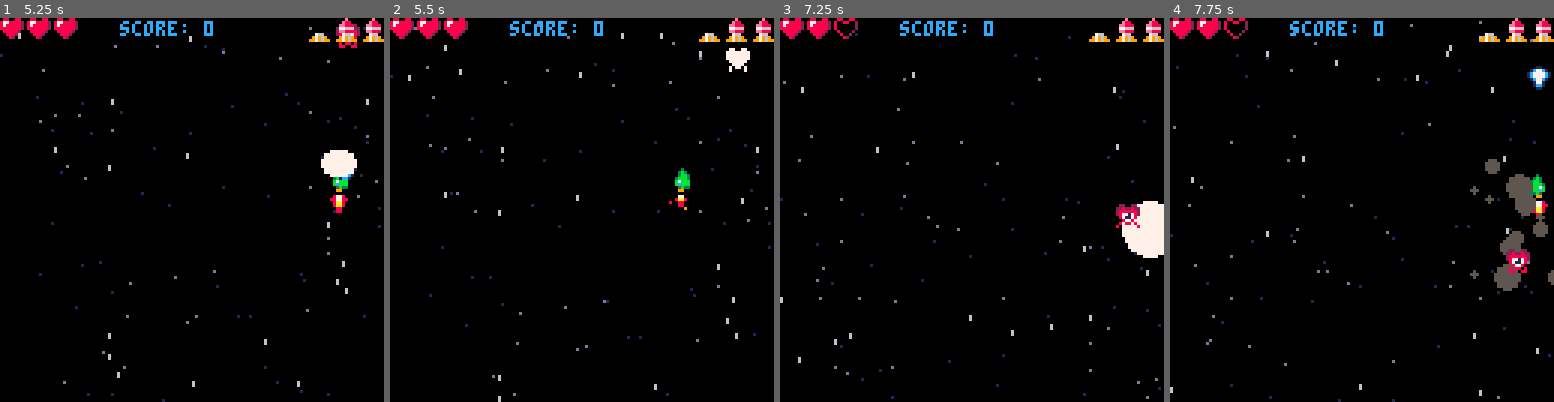
Above: before the commit, frames 1-4 (left to right).
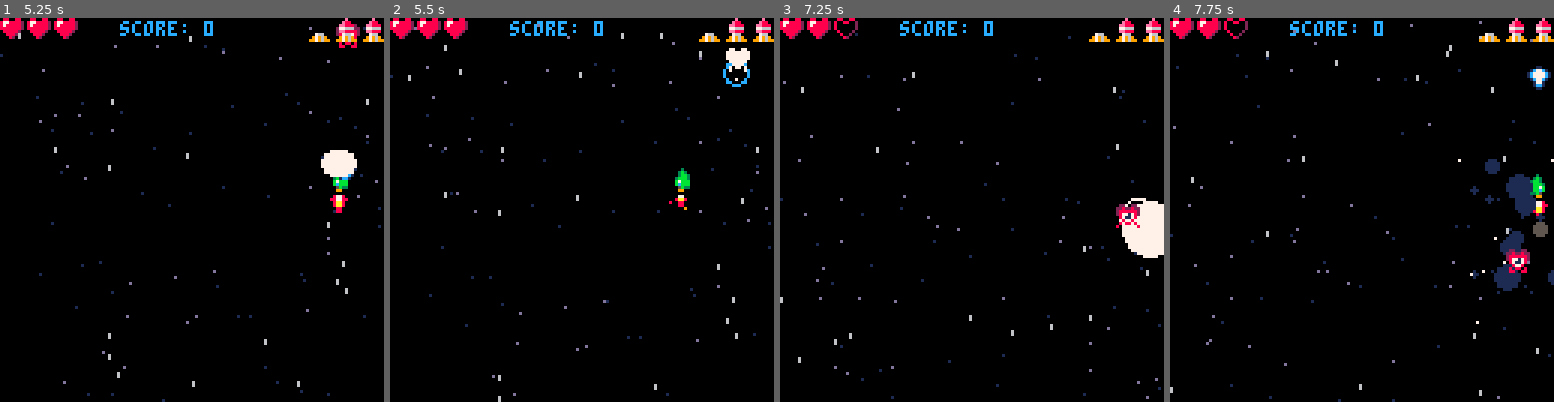
Above: after the commit, the same moments.

Repository: joaquimgamero/pico8-shmup
Game: PICO-8 cartridge shmup.p8
Two runs of this game, one before a commit and one after it. Both use one fixed random seed, a clock stepped at 60 frames per second and the inputs below.
Inputs:
- Up to frame 1 (5.25 s): tap X (X key) at 0.33, 1.07, 1.85, 2.97, 4.08, 5.2 s; tap O (Z key) at 0.7, 1.7, 2.1, 2.5, 2.9, 3.3, 3.7, 4.1, 4.5, 4.9 s; hold Right 1.6-2.1 s; hold Up 2.15-2.42 s; hold Right 2.47-3.03 s; hold Left 3.08-3.58 s; hold Down 3.63-3.97 s; hold Right 4.02-4.68 s; hold Up 4.73-5.03 s; hold Left from 5.08 s (still down)
- Up to frame 2 (5.5 s): keep holding Left; tap O (Z key) at 5.3 s
- Up to frame 3 (7.25 s): release Left at 5.68 s; tap O (Z key) every 0.4 s from 5.7 to 6.9 s; hold Down 5.73-6.03 s; hold Right 6.08-6.58 s; tap X (X key) at 6.32 s; hold Right 6.63-7.13 s; hold Up from 7.18 s (still down)
- Up to frame 4 (7.75 s): tap O (Z key) at 7.3, 7.7 s; tap X (X key) at 7.43 s; release Up at 7.45 s; hold Right from 7.5 s (still down)

Frame 1 is identical in both runs. In frame 2, 0.1% of the frame differs, in the area x 86-94%, y 11-18%; in frame 3, less than 0.1%; in frame 4, 1.5%, in the area x 75-100%, y 36-80%.

Commit message:
feat: sparks, shockwaves, explosions!

Diff:
--- a/shmup.p8
+++ b/shmup.p8
@@ -85,6 +85,8 @@
 
  particles = {}
 
+ shockwaves = {}
+
  -- counters
  score = 0
  lives = 3
@@ -138,11 +140,15 @@
  for bul in all(bullets) do
 		for en in all(enemies) do
 		 if collide(bul,en) then
+		  -- hit
 		  sfx(3)
+		  small_shockwave(bul.x+4,bul.y+4)
+		  small_spark(bul.x+4,bul.y+4)
 		  del(bullets,bul)
 		  en.hp-=1
 		  en.flash=3
 
+		  -- dies
 		  if en.hp<=0 then
 			  sfx(2)
 			  spawn_enemy()
@@ -174,11 +180,19 @@
   end
  end
 
+ -- update shockwaves
+ for sw in all(shockwaves) do
+  sw.r+=sw.speed
+  if sw.r>sw.max_r then
+   del(shockwaves,sw)
+  end
+ end
+
  -- collision ship x enemies
  if invul==0 then
 	 for en in all(enemies) do
 	  if collide(ship,en) then
-			 explode(ship.x,ship.y)
+			 explode(ship.x,ship.y,'blue')
 	   lives-=1
 	   sfx(1)
 	   invul=60
@@ -251,9 +265,26 @@
   circfill(ship.x+5,ship.y-2,muzzle,7)
  end
 
+ -- render shock waves
+ for sw in all(shockwaves) do
+  circ(sw.x,sw.y,sw.r,sw.clr)
+ end
+
  -- render particles
  for p in all(particles) do
-  circfill(p.x,p.y,p.size,get_red_p_color(p))
+  local p_color=7
+
+  if p.color_mode=='blue' then
+   p_color=get_blue_p_color(p)
+  else
+   p_color=get_red_p_color(p)
+  end
+
+  if p.is_spark then
+   pset(p.x,p.y,7)
+  else
+   circfill(p.x,p.y,p.size,p_color)
+  end
  end
 
  -- render enemies
@@ -510,9 +541,10 @@
  })
 end
 
-function explode(x,y)
-
- local muzzle_expl={
+function explode(x,y,color_mode)
+ color_mode=color_mode or 'red'
+
+ add(particles,{
   x=x+4,
   y=y+4,
   speed_x=0,
@@ -520,21 +552,38 @@
   max_age=0,
   age=0,
   size=10,
- }
- add(particles,muzzle_expl)
-
+ })
+
+ -- particles
  for i=1,30 do
-	 local particle={
+	 add(particles,{
 	  x=x+4,
 	  y=y+4,
+	  color_mode=color_mode,
 	  speed_x=(rnd()-0.5)*7,
 	  speed_y=(rnd()-0.5)*7,
 	  max_age=10+rnd(10),
 	  age=rnd(2),
 	  size=rnd(4)+1,
-	 }
-	 add(particles,particle)
- end
+	 })
+ end
+
+ -- sparks
+ for i=1,20 do
+	 add(particles,{
+	  x=x+4,
+	  y=y+4,
+	  color_mode=color_mode,
+	  speed_x=(rnd()-0.5)*12,
+	  speed_y=(rnd()-0.5)*12,
+	  max_age=10+rnd(10),
+	  age=rnd(2),
+	  size=rnd(4)+1,
+	  is_spark=true,
+	 })
+ end
+
+ big_shockwave(x,y)
 end
 
 function get_red_p_color(particle)
@@ -557,6 +606,68 @@
 	end
 
 	return p_color
+end
+
+function get_blue_p_color(particle)
+	local p_color=7
+
+	if particle.age>5 then
+	 p_color=6
+	end
+	if particle.age>7 then
+	 p_color=12
+	end
+	if particle.age>10 then
+	 p_color=13
+	end
+	if particle.age>12 then
+	 p_color=1
+	end
+	if particle.age>15 then
+	 p_color=1
+	end
+
+	return p_color
+end
+
+function small_shockwave(x,y,clr)
+ clr=clr or 12
+
+ add(shockwaves,{
+  x=x,
+  y=y,
+  r=3, -- radius
+  max_r=6,
+  clr=clr,
+  speed=1,
+ })
+end
+
+function big_shockwave(x,y,clr)
+ clr=clr or 7
+
+ add(shockwaves,{
+  x=x,
+  y=y,
+  r=3, -- radius
+  max_r=25,
+  clr=clr,
+  speed=3.5,
+ })
+end
+
+function small_spark(x,y)
+ add(particles,{
+  x=x+4,
+  y=y+4,
+  color_mode=color_mode,
+  speed_x=(rnd()-0.5)*8,
+  speed_y=(rnd()-1)*3,
+  max_age=10+rnd(10),
+  age=rnd(2),
+  size=rnd(2)+1,
+  is_spark=true,
+ })
 end
 __gfx__
 00000000000030000003300000033000000330000003000000000000000000000000000000000000000000000880088008800880000000000000000000000000
